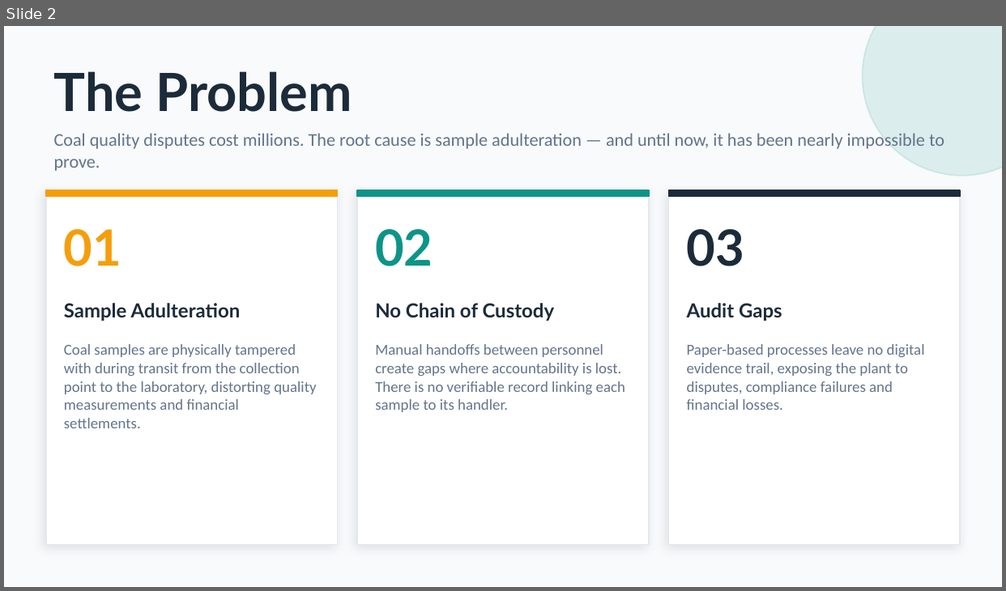
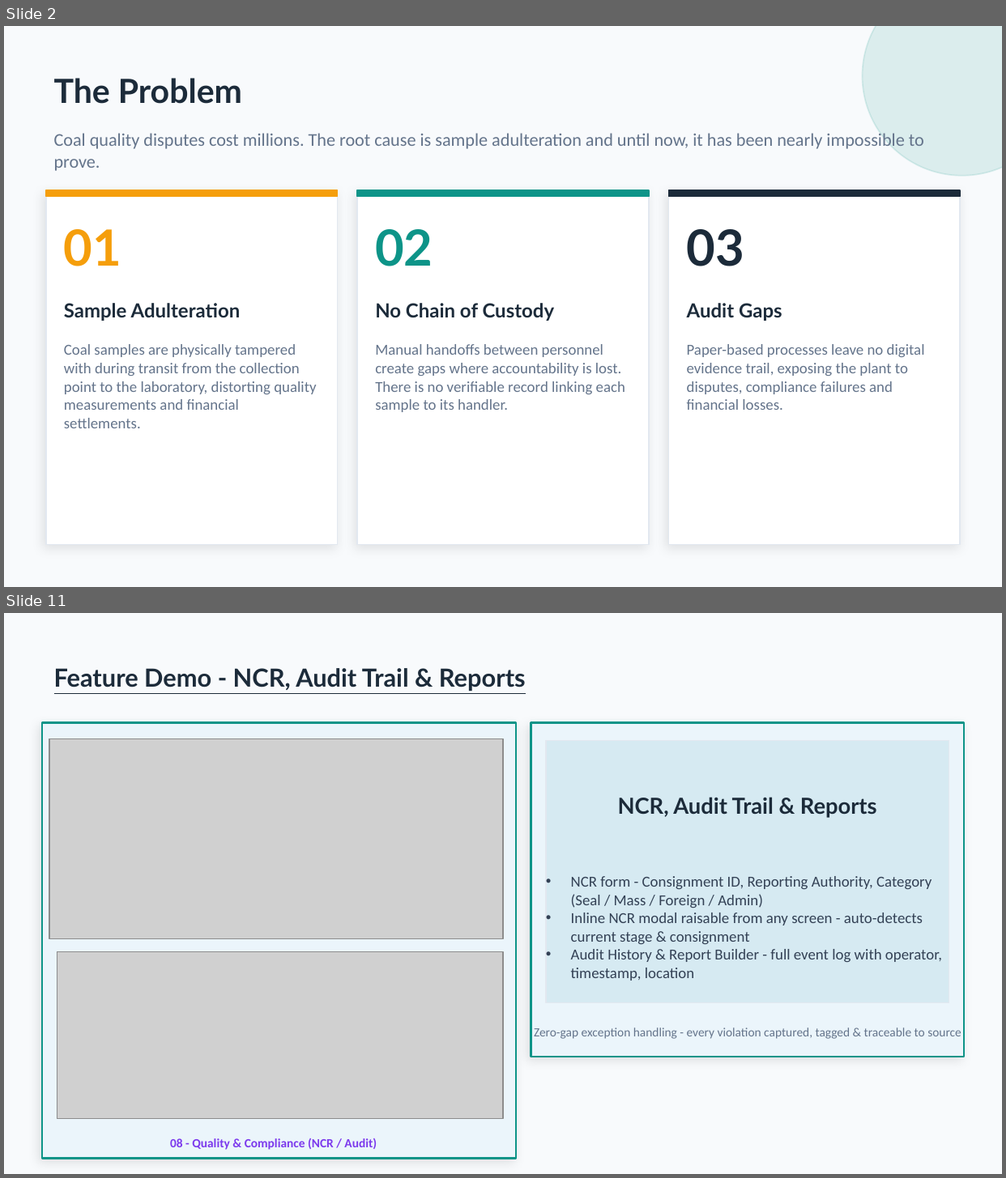
Before and after one commit to sudhansusekhar98/csaas, a slide deck: CSAAS_Presentation.pptx. Shown one above the other, each under a label of ours: slide 2 before the commit, slides 2 and 11 after it; the slides between them are not shown. The pictures are 1006x591 and 1006x1178 pixels, drawn with LibreOffice and Linux fonts; fonts in the diff are those of the drawing; grey boxes stand for pictures. Boxes give left, top, right and bottom in pixels: in the first picture for what was removed or moved away, otherwise in the second. Text is boxed around its words. In the diff, an @@ line names an element or a change of style, - is before the commit and + after.

```diff
--- a/CSAAS_Presentation.pptx
+++ b/CSAAS_Presentation.pptx
@@ slide 11 added at <box>4,613,1002,1174</box>, background #F8FAFC @@
@@ text added at <box>54,668,526,691</box>, 18 pt, text #1C2B3A, bold, underline @@
+Feature Demo - NCR, Audit Trail & Reports
@@ rectangle added at <box>42,723,516,1159</box>, fill #EBF5FB, outline #0D9488 1.5 pt @@
@@ rectangle added at <box>530,723,964,1057</box>, fill #EBF5FB, outline #0D9488 1.5 pt @@
@@ picture added at <box>49,739,503,939</box> @@
@@ rectangle added at <box>546,741,949,1003</box>, fill #D6EAF2, outline #E2E8F0 1 pt @@
@@ text added at <box>618,797,877,818</box>, 16 pt, text #1C2B3A, bold @@
+NCR, Audit Trail & Reports
@@ text added at <box>571,876,942,981</box>, 11 pt, text #334155 @@
+• NCR form - Consignment ID, Reporting Authority, Category (Seal / Mass / Foreign / Admin)
+• Inline NCR modal raisable from any screen - auto-detects current stage & consignment
+• Audit History & Report Builder - full event log with operator, timestamp, location
@@ picture added at <box>57,952,503,1119</box> @@
@@ text added at <box>534,1028,961,1039</box>, 9 pt, text #64748B @@
+Zero-gap exception handling - every violation captured, tagged & traceable to source
@@ text added at <box>170,1139,377,1150</box>, 9 pt, text #7C3AED, bold @@
+08 - Quality & Compliance (NCR / Audit)
@@ slide 2 changed as well @@
@@ text "The Problem" at <box>54,78,242,104</box>: size 38 to 24 pt @@
@@ text at <box>54,130,924,171</box>: text changed @@
-Coal quality disputes cost millions. The root cause is sample adulteration — and until now, it has been nearly impossible to prove.
+Coal quality disputes cost millions. The root cause is sample adulteration and until now, it has been nearly impossible to prove.
```
Also in this commit, not shown: 6 other slides changed, 6 other slides added, 1 slide removed, 4 other files.
